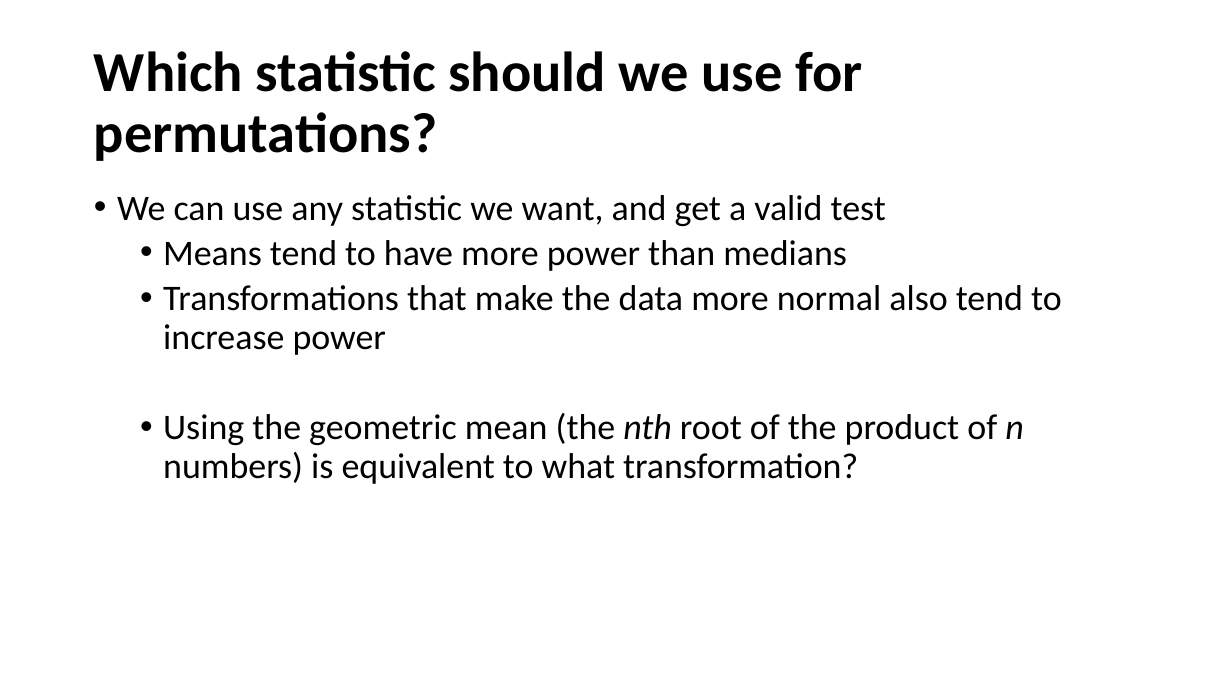
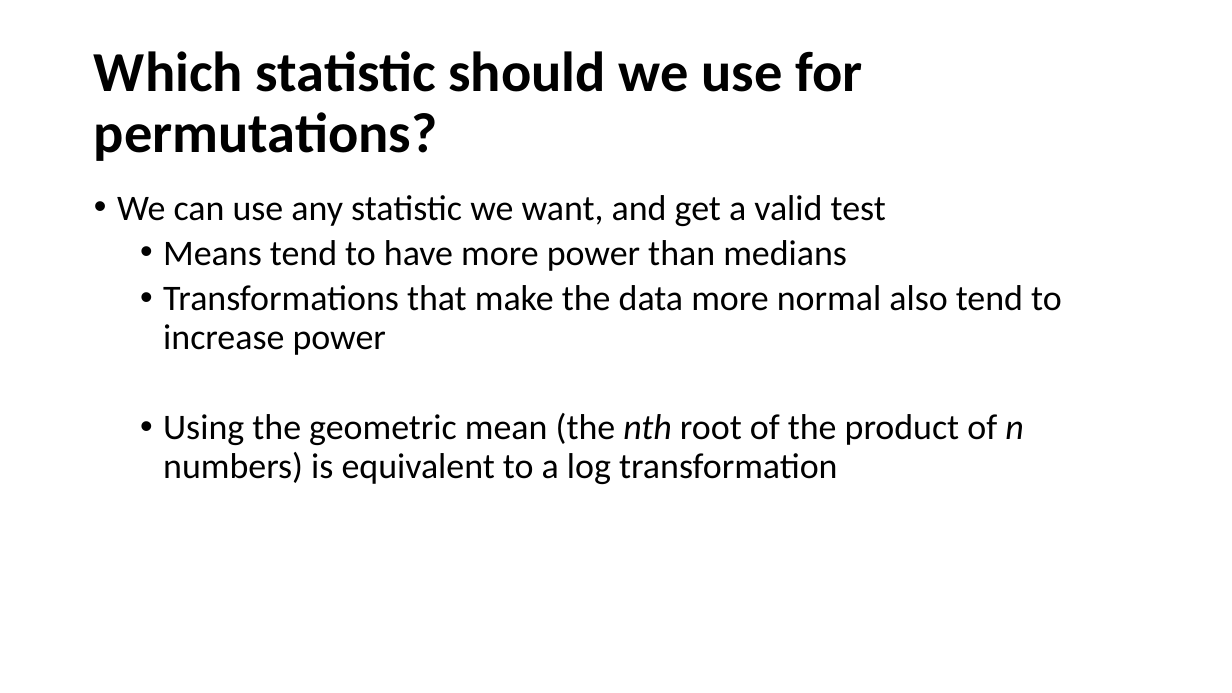
Before and after one commit to VTQuantMethodsEEB/klangwig, a slide deck: slide 16 of lectures/week_5_tests/le_5_tests.pptx. Drawn at 1232x693 pixels with LibreOffice and Linux fonts; fonts in the diff are those of the drawing. Boxes give left, top, right and bottom in pixels: in the first picture for what was removed or moved away, otherwise in the second. Text is boxed around its words. In the diff, an @@ line names an element or a change of style, - is before the commit and + after.

```diff
--- a/lectures/week_5_tests/le_5_tests.pptx
+++ b/lectures/week_5_tests/le_5_tests.pptx
@@ text at bbox=[163, 413, 1023, 484]: text changed @@
-  • Using the geometric mean (the nth root of the product of n numbers) is equivalent to what transformation?
+  • Using the geometric mean (the nth root of the product of n numbers) is equivalent to a log transformation
```
Also in this commit, not shown: 2 other slides changed, 4 other files.
